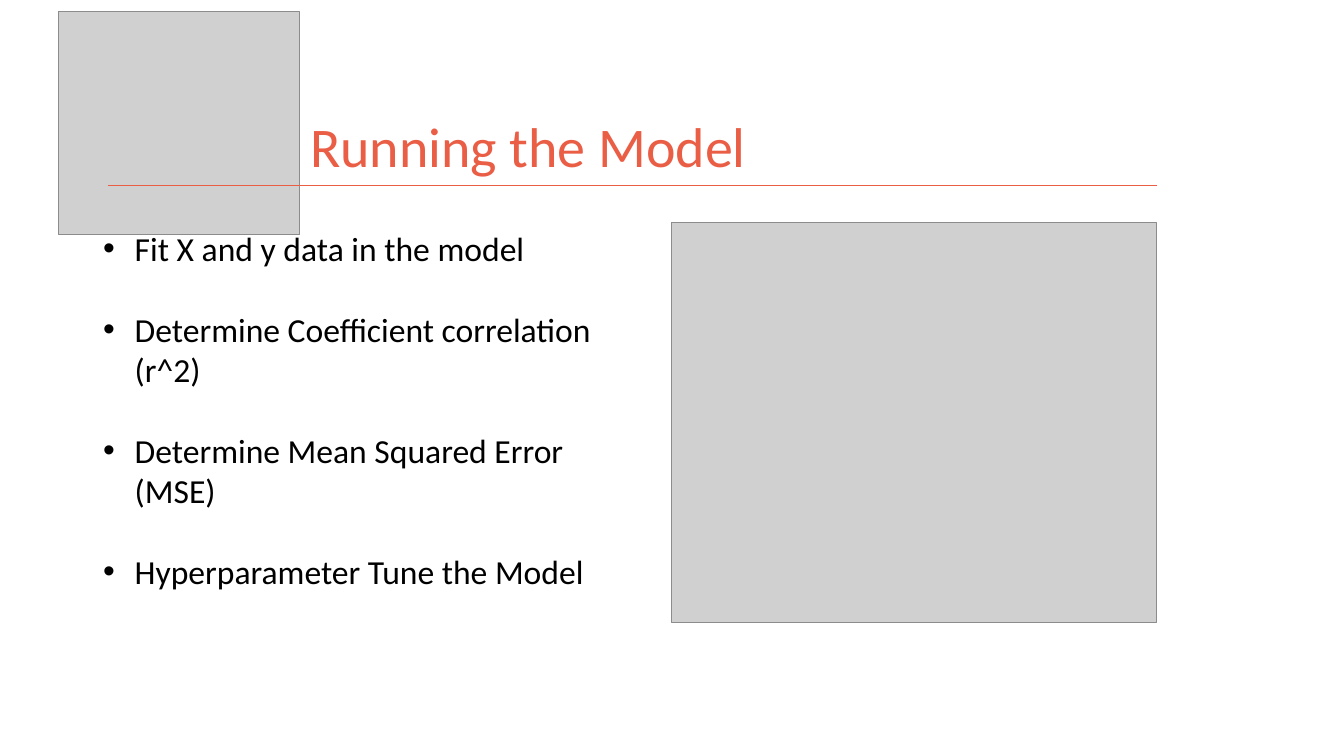
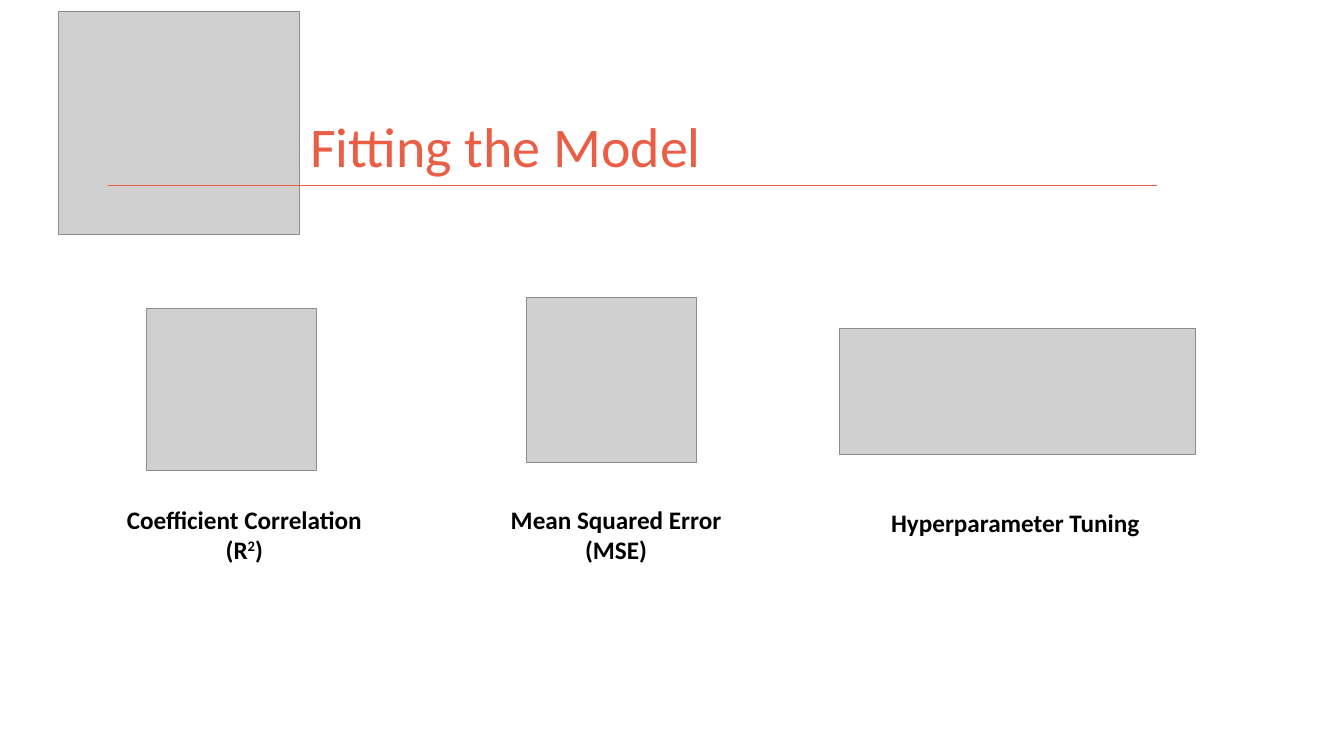
Before and after one commit to kman4/AirbnbPredictions, a slide deck: slide 13 of Airbnb Price Predictions (Model).pptx. Drawn at 1344x756 pixels with LibreOffice and Linux fonts; fonts in the diff are those of the drawing; grey boxes stand for pictures. Boxes give left, top, right and bottom in pixels: in the first picture for what was removed or moved away, otherwise in the second. Text is boxed around its words. In the diff, an @@ line names an element or a change of style, - is before the commit and + after.

Commit message:
update powerpoint

```diff
--- a/Airbnb Price Predictions (Model).pptx
+++ b/Airbnb Price Predictions (Model).pptx
@@ title at (310, 128, 700, 177): text changed @@
-Running the Model
+Fitting the Model
@@ text removed at (135, 233, 591, 590) @@
-• Fit X and y data in the model
-• Determine Coefficient correlation (r^2)
-• Determine Mean Squared Error (MSE)
-• Hyperparameter Tune the Model
@@ picture removed at (673, 223, 1157, 622) @@
@@ picture added at (526, 297, 697, 463) @@
@@ picture added at (146, 309, 317, 471) @@
@@ picture added at (840, 329, 1196, 455) @@
@@ text added at (127, 511, 361, 530), 18 pt, text #000000, bold @@
+Coefficient Correlation
+(R2)
@@ text added at (511, 511, 721, 563), 18 pt, text #000000, bold @@
+Mean Squared Error
+(MSE)
@@ text added at (891, 514, 1139, 537), 18 pt, text #000000, bold @@
+Hyperparameter Tuning
```
Also in this commit, not shown: 3 other slides changed.
